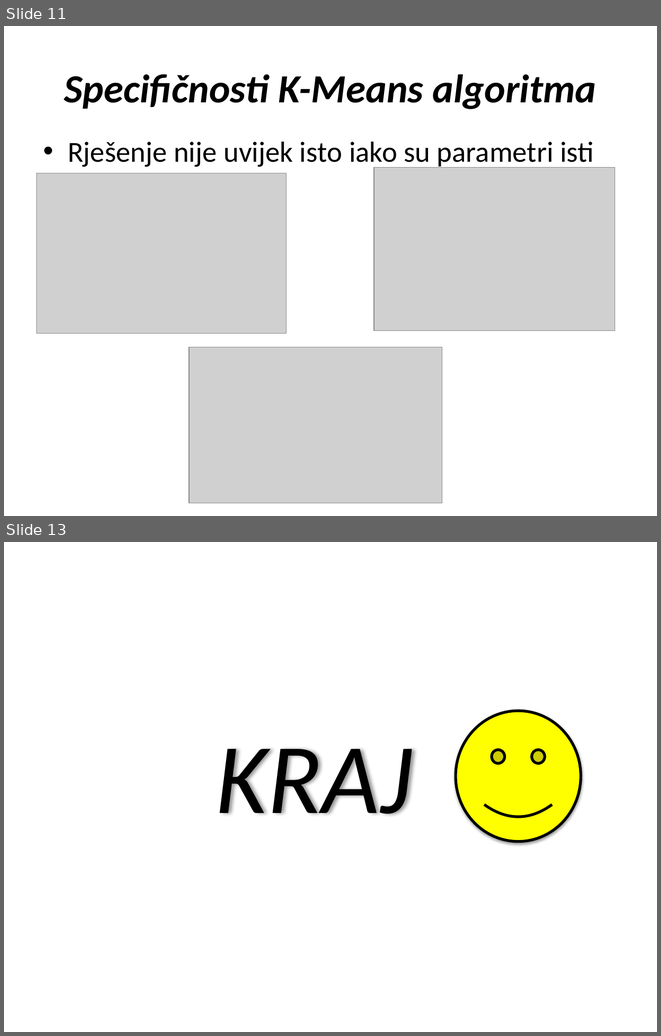
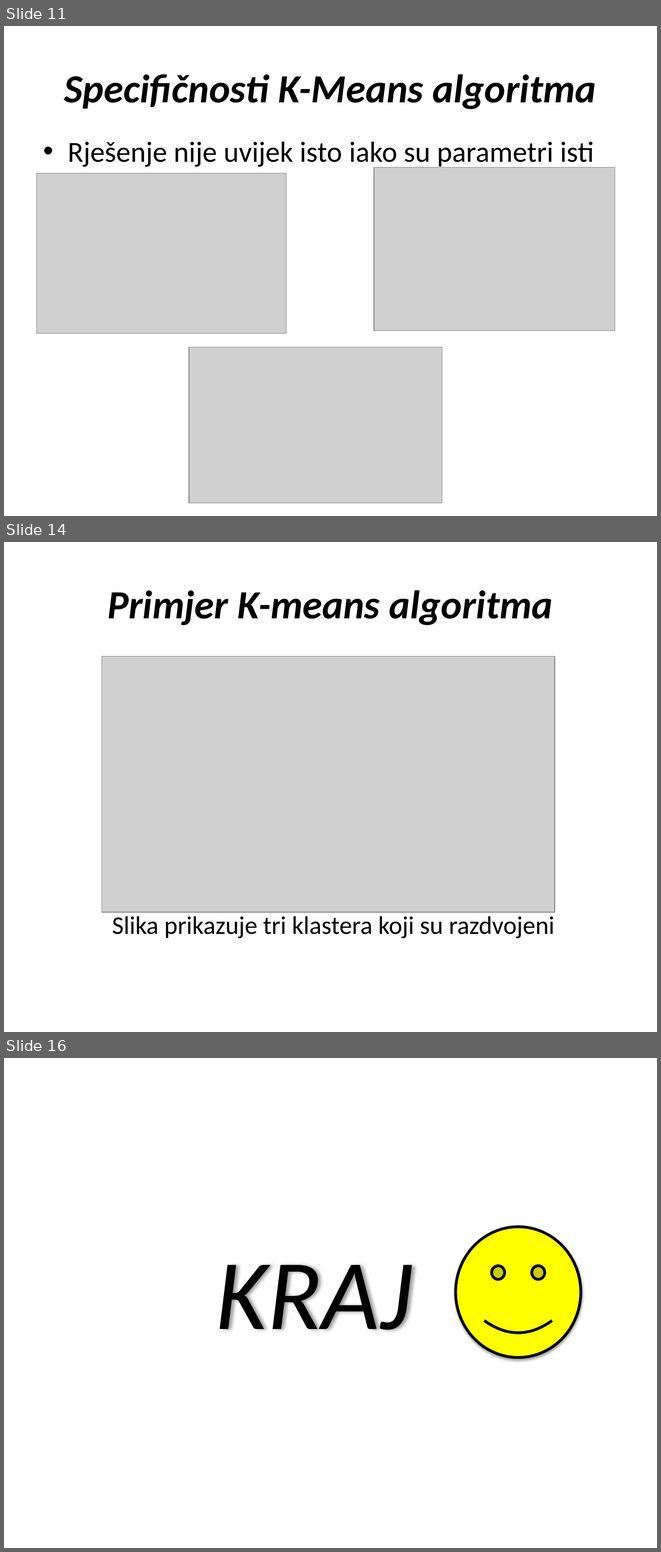
Before and after one commit to Duma91/Grupiranje_podataka_RUSU, a slide deck: Prezentacija/K-Means.pptx. Shown one above the other, each under a label of ours: slides 11 and 13 before the commit, slides 11, 14 and 16 after it; the slides between them are not shown. The pictures are 661x1036 and 661x1552 pixels, drawn with LibreOffice and Linux fonts; fonts in the diff are those of the drawing; grey boxes stand for pictures; background and template pictures are left out. Boxes give left, top, right and bottom in pixels: in the first picture for what was removed or moved away, otherwise in the second. Text is boxed around its words. In the diff, an @@ line names an element or a change of style, - is before the commit and + after.

```diff
--- a/Prezentacija/K-Means.pptx
+++ b/Prezentacija/K-Means.pptx
@@ slide 14 added at [4, 542, 657, 1032], background picture (left out) @@
@@ title added at [107, 590, 553, 625], 44 pt, text #000000, bold, italic @@
+Primjer K-means algoritma
@@ picture added at [102, 656, 555, 912] @@
@@ text added at [112, 916, 554, 938], 28 pt, text #000000 @@
+Slika prikazuje tri klastera koji su razdvojeni
@@ what was slide 13 is now slide 16 @@
```
Also in this commit, not shown: 2 slides changed, 3 other slides added, 1 slide removed.
